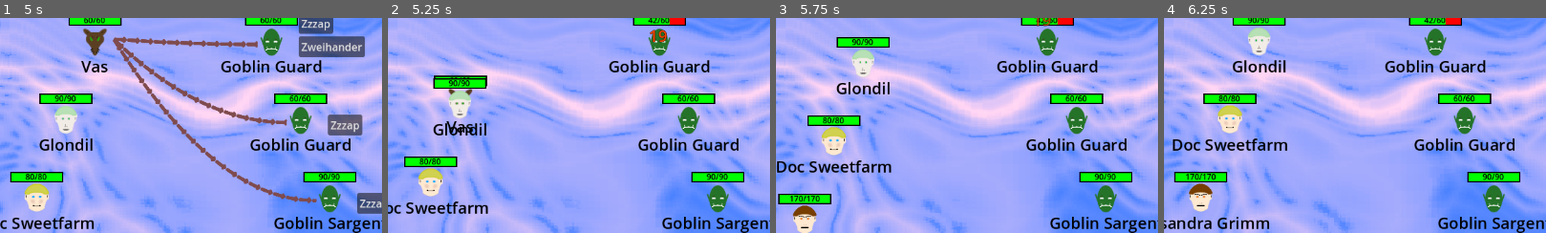
Above: before the commit, frames 1-4 (left to right).
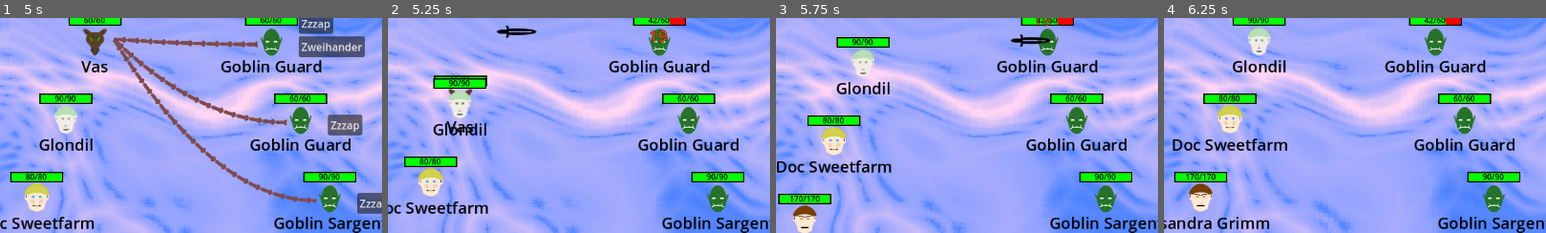
Above: after the commit, the same moments.

Repository: Habidakus/wild-jam-78-erase
Game: Godot game, scene res://Scenes/main.tscn
The game is run twice, just before and just after one commit, with the same random seed, the same clock (stepped at 60 frames per second) and the same inputs. The engine's default icon, where the game draws it, is replaced by a stand-in: a white triangle on a blue panel in a dark square.
Inputs (mouse positions are % of the whole screen's width and height, from its top left):
- Up to frame 1 (5 s): tap Enter at 0.5, 2.75, 3.5 s; move the mouse to (72, 45) at 0.52 s; click (72, 45) at 0.67 s; click "Play" at 1.25 s; click "Randomize and Go!" at 2 s; drag from (30, 55) to (45, 70) at 2.77 s; move the mouse to (60, 28) at 3.52 s; click (60, 28) at 3.67 s; drag from (45, 70) to (20, 35) at 4.27 s
- Up to frame 2 (5.25 s): click "Zzzap" at 5 s
- Up to frame 3 (5.75 s): no input
- Up to frame 4 (6.25 s): move the mouse to (80, 65) at 5.77 s; click (80, 65) at 5.92 s
The pictures show only the part of the screen within x 39-89%, y 7-57%; the shares and areas given below are measured in that part.

Frame 1 is identical in both runs. In frame 2, 0.3% of the frame differs, in the area x 28-39%, y 3-10%; in frame 3, 0.3%, in the area x 61-72%, y 7-14%; in frame 4, nothing differs.

Commit message:
Added basic attack animations

Diff:
--- a/Scripts/action_fx_container.gd
+++ b/Scripts/action_fx_container.gd
@@ -2,12 +2,13 @@
 
 var damages : Array[Array] # <unit id, float>
 var stunned_unit_id : int = -1
-var stunner_unit_id : int = -1
+var attacker_unit_id : int = -1
 var bleeding_unit_id : int = -1
 var tiring_unit_id : int = -1
 var stunned_time : float = 0
 
 const texture_stunned : Texture = preload("res://Art/Net.png")
+const texture_basic_attack : Texture = preload("res://Art/SingleSword.png")
 const texture_blood_drop : Texture = preload("res://Art/BloodDrop.png")
 const texture_sweat_drop : Texture = preload("res://Art/SweatDrop.png")
 
@@ -33,7 +34,7 @@
 
 func render_stunned(unit_graphics_map : Dictionary) -> void:
 	if unit_graphics_map.has(stunned_unit_id):
-		var attacker_graphics : UnitGraphics = unit_graphics_map[stunner_unit_id]
+		var attacker_graphics : UnitGraphics = unit_graphics_map[attacker_unit_id]
 		var unit_graphics : UnitGraphics = unit_graphics_map[stunned_unit_id]
 		var tween : Tween = unit_graphics.create_tween()
 		var net : Sprite2D = Sprite2D.new()
@@ -45,6 +46,19 @@
 		tween.tween_property(net, "position", unit_graphics.size / 2, 0.75)
 		tween.tween_property(net, "modulate", Color(1, 1, 1, 0), 0.20)
 		tween.tween_callback(Callable(self, "clean_up_net").bind(unit_graphics, net))
+
+func throw_sword(target_graphics : UnitGraphics, attacker_graphics : UnitGraphics) -> void:
+	var tween : Tween = target_graphics.create_tween()
+	var sword : Sprite2D = Sprite2D.new()
+	sword.texture = texture_basic_attack
+	sword.position = attacker_graphics.global_position - target_graphics.global_position
+	target_graphics.add_child(sword)
+	sword.rotation_degrees = 90 if sword.position.x < 0 else -90
+	#tween.tween_property(net, "rotation_degrees", 90, 0.95)
+	tween.parallel()
+	tween.tween_property(sword, "position", target_graphics.size / 2, 0.75)
+	tween.tween_property(sword, "modulate", Color(1, 1, 1, 0), 0.20)
+	tween.tween_callback(Callable(self, "clean_up_net").bind(target_graphics, sword))
 
 func render_damages(unit_graphics_map : Dictionary) -> void:
 	for entry in damages:
@@ -61,6 +75,11 @@
 			var floating_text : FloatingText = FloatingText.create(str(dmg), color, 1.25)
 			floating_text.position = unit_graphics.size / 2
 			unit_graphics.add_child(floating_text)
+			if !healing:
+				if stunned_unit_id != unit_id: # Don't bother throwing sword if we're throwing net
+					if unit_graphics_map.has(attacker_unit_id):
+						var attacker_graphics : UnitGraphics = unit_graphics_map[attacker_unit_id]
+						throw_sword(unit_graphics, attacker_graphics)
 
 func clean_up_net(unit_graphics : UnitGraphics, net : Sprite2D) -> void:
 	unit_graphics.remove_child(net)
@@ -80,7 +99,7 @@
 func add_stun(attacker : UnitStats, target : UnitStats, time : float):
 	assert(stunned_unit_id == -1)
 	if time > 0:
-		stunner_unit_id = attacker.id
+		attacker_unit_id = attacker.id
 		stunned_unit_id = target.id
 		stunned_time = time
 	else:
@@ -89,8 +108,10 @@
 func apply_heal(unit : UnitStats, dmg : float):
 	damages.append([unit.id, 0 - dmg])
 
-func apply_damage(unit : UnitStats, dmg : float):
+func apply_damage(attacker : UnitStats, unit : UnitStats, dmg : float):
+	if attacker != null:
+		attacker_unit_id = attacker.id
 	damages.append([unit.id, dmg])
 
 func bleed_once(unit : UnitStats, dmg : float):
-	apply_damage(unit, dmg)
+	apply_damage(null, unit, dmg)
--- a/Scripts/attack_stats.gd
+++ b/Scripts/attack_stats.gd
@@ -341,7 +341,7 @@
 					target.bleeding_ticks = 0
 	else:
 		if fx != null && dmg != 0:
-			fx.apply_damage(target, dmg)
+			fx.apply_damage(actor, target, dmg)
 		else:
 			if target.magic_shield > dmg:
 				target.magic_shield -= dmg
Not shown, changed: todo.txt
